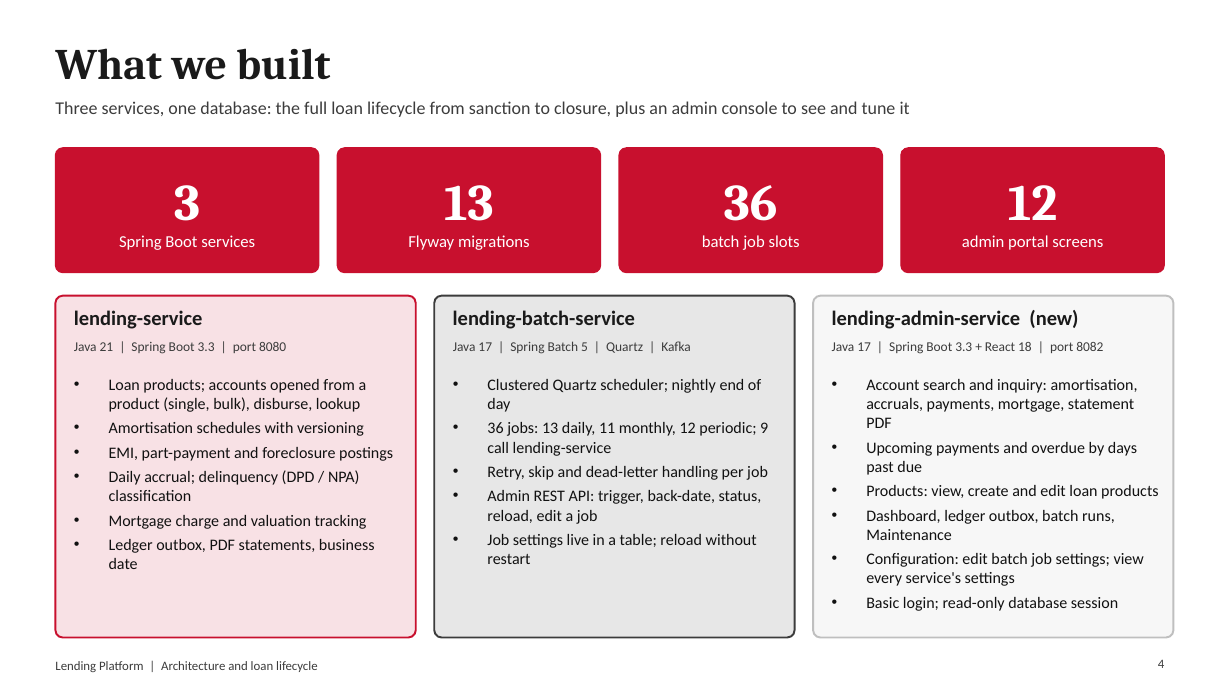
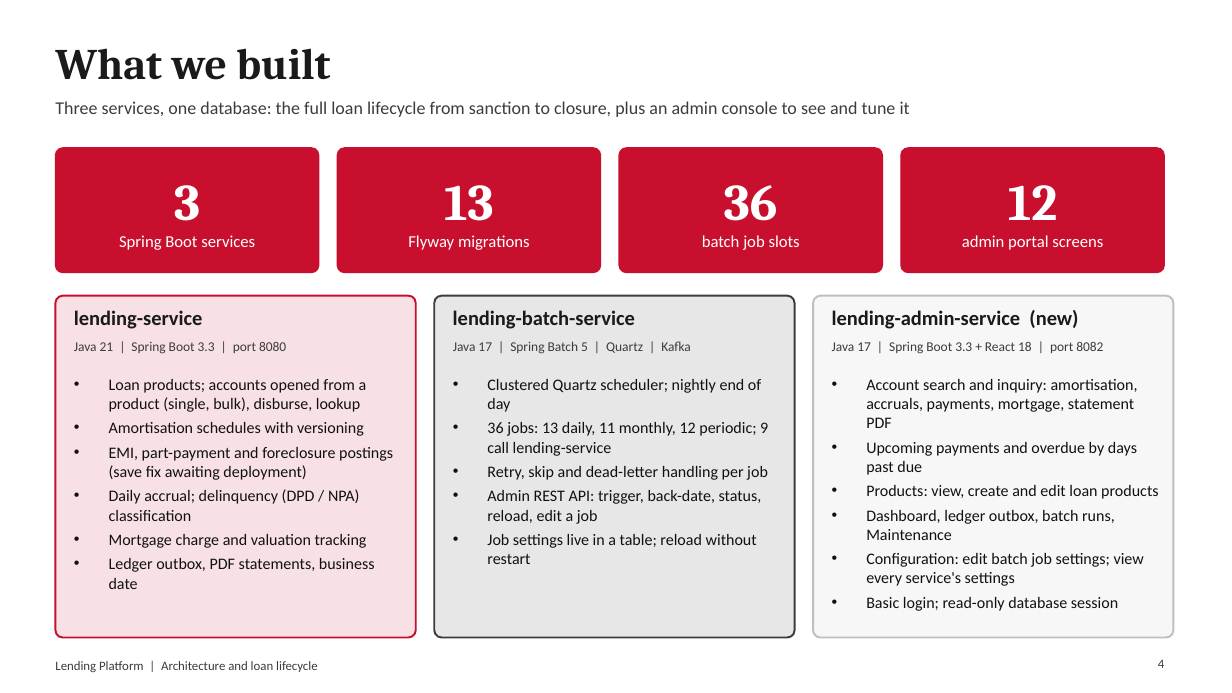
Before and after one commit to kiran199-code/lending, a slide deck: slide 4 of docs/Lending-Platform-Architecture-v1.6.pptx. Drawn at 1232x693 pixels with LibreOffice and Linux fonts; fonts in the diff are those of the drawing. Boxes give left, top, right and bottom in pixels: in the first picture for what was removed or moved away, otherwise in the second. Text is boxed around its words. In the diff, an @@ line names an element or a change of style, - is before the commit and + after.

```diff
--- a/docs/Lending-Platform-Architecture-v1.6.pptx
+++ b/docs/Lending-Platform-Architecture-v1.6.pptx
@@ text at box(109, 447, 393, 480): text changed @@
-• EMI, part-payment and foreclosure postings
+• EMI, part-payment and foreclosure postings (save fix awaiting deployment)
```
Also in this commit, not shown: 4 other slides changed, 7 other files.
